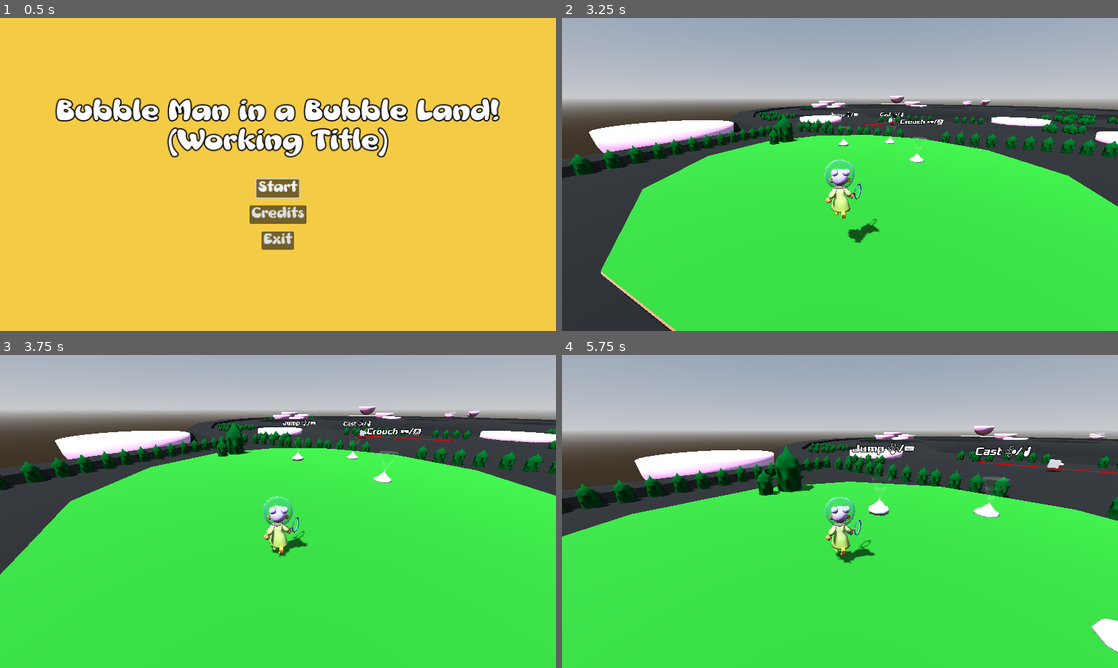
Above: before the commit, frames 1-4 (two rows, left to right).
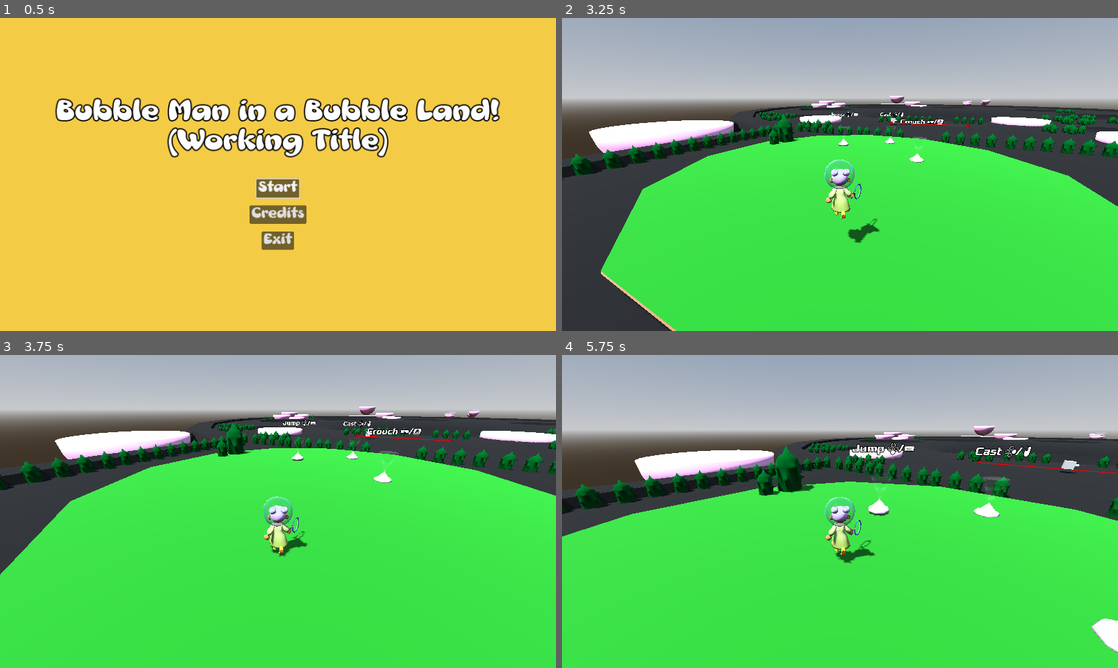
Above: after the commit, the same moments.

Repository: Gertkeno/GGJ2025
Game: Godot game, scene res://main_menu.tscn
Two runs of this game, one before a commit and one after it. Both use one fixed random seed, a clock stepped at 60 frames per second and the inputs below.
Inputs (mouse positions are in pixels of both pictures, inside the frame that each line leads up to):
- Up to frame 1 (0.5 s): no input
- Up to frame 2 (3.25 s): click "Start" at 0.5 s; move the mouse to (962, 158) at 1.27 s; press the mouse at (962, 158) at 1.28 s; hold Right (right) 1.28-2.03 s; tap Space (jump) at 1.52, 2.27 s; move the mouse to (812, 174) at 2.02 s; release the mouse at (812, 174) at 2.03 s; hold Up (forward) from 2.03 s (still down); tap Shift (crouch) at 2.1 s; move the mouse to (851, 168) at 2.77 s; press the mouse at (851, 168) at 2.78 s
- Up to frame 3 (3.75 s): keep holding Up (forward); move the mouse to (272, 517) at 3.52 s; release the mouse at (272, 517) at 3.53 s; tap Shift (crouch) at 3.6 s
- Up to frame 4 (5.75 s): keep holding Up (forward); tap Space (jump) at 3.77, 4.52, 5.27 s; move the mouse to (878, 514) at 4.27 s; press the mouse at (878, 514) at 4.28 s; move the mouse to (795, 508) at 5.02 s; release the mouse at (795, 508) at 5.03 s; tap Shift (crouch) at 5.1 s

Frame 1 is identical in both runs. In frame 2, less than 0.1% of the frame differs, in the area x 54-74%, y 32-35%; in frame 3, less than 0.1%; in frame 4, 0.2%, in the area x 74-99%, y 33-38%.

Commit message:
nudge animals paths up after raycast

Diff:
--- /dev/null
+++ b/System/catch_particles.tscn
@@ -0,0 +1,19 @@
+[gd_scene load_steps=5 format=3 uid="uid://bmjwtpdlkxidu"]
+
+[ext_resource type="Texture2D" uid="uid://cif832w53ro27" path="res://System/circle_particles.png" id="1_ue4bm"]
+
+[sub_resource type="ParticleProcessMaterial" id="ParticleProcessMaterial_eivwn"]
+
+[sub_resource type="StandardMaterial3D" id="StandardMaterial3D_tygl7"]
+albedo_texture = ExtResource("1_ue4bm")
+billboard_mode = 3
+particles_anim_h_frames = 1
+particles_anim_v_frames = 1
+particles_anim_loop = false
+
+[sub_resource type="QuadMesh" id="QuadMesh_ffg7n"]
+material = SubResource("StandardMaterial3D_tygl7")
+
+[node name="GPUParticles3D" type="GPUParticles3D"]
+process_material = SubResource("ParticleProcessMaterial_eivwn")
+draw_pass_1 = SubResource("QuadMesh_ffg7n")
--- a/System/default_behavior.gd
+++ b/System/default_behavior.gd
@@ -42,8 +42,7 @@
 		ray_query.to = path_point - Vector3(0, 50, 0)
 		var collision: Dictionary = world_3d.intersect_ray(ray_query)
 		if collision:
-			print("collision: ", collision["position"])
-			curve_points.append(collision["position"])
+			curve_points.append(collision["position"] + Vector3(0, 0.1, 0))
 		else:
 			curve_points.append(path.curve.get_point_position(pt) + path.global_position)
 	update_target_position()
Binary file added: System/circle_particles.png
Not shown, added: System/circle_particles.png.import
